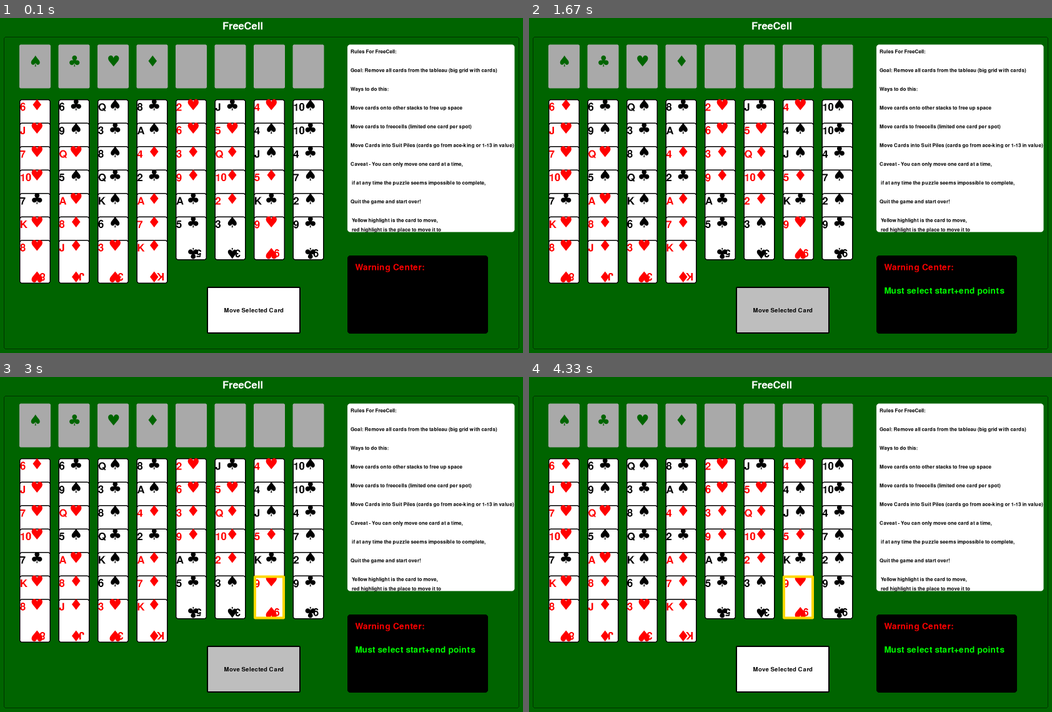
Above: before the commit, frames 1-4 (two rows, left to right).
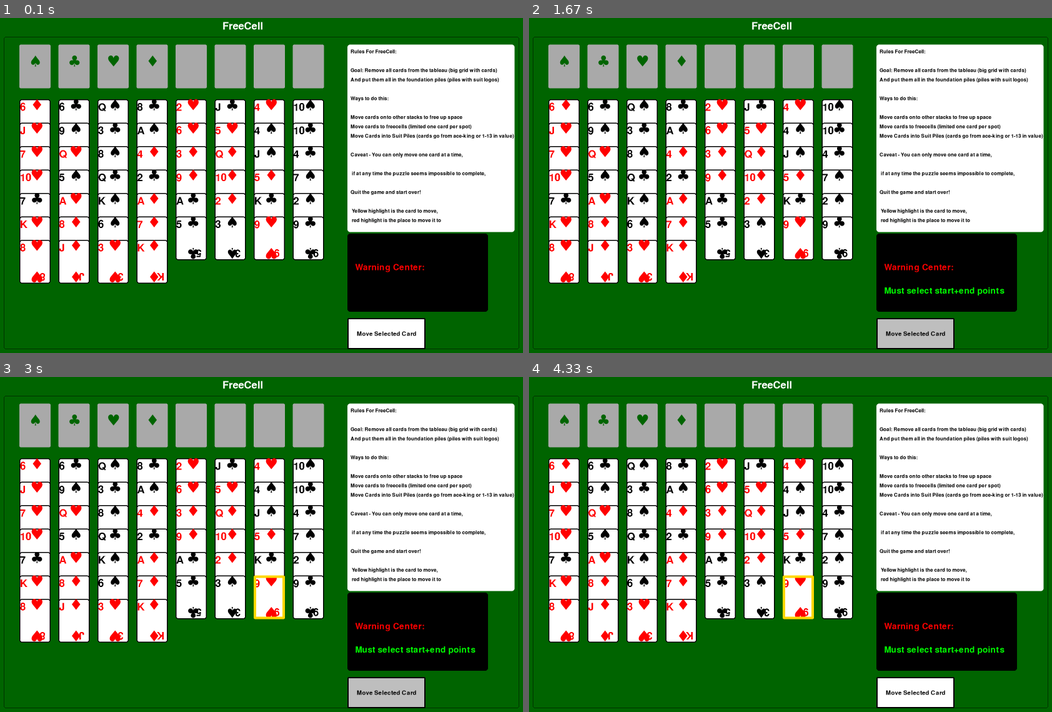
Above: after the commit, the same moments.

Repository: edwingsantos/final_project
Game: pygame game, started from src/freecell_solitaire.py
Same seed, same stepped clock (60 frames per second), same inputs: the game is played once before the commit and once after it.
Inputs (mouse positions are in pixels of both pictures, inside the frame that each line leads up to):
- Up to frame 1 (0.1 s): no input
- Up to frame 2 (1.67 s): click "Move Selected Card" at 0.38 s; click (785, 219) at 0.72 s; click (607, 282) at 1.05 s; click "Move Selected Card" at 1.38 s
- Up to frame 3 (3 s): click (266, 427) at 1.72 s; click (261, 591) at 2.05 s; click "Move Selected Card" at 2.88 s
- Up to frame 4 (4.33 s): click (931, 521) at 3.22 s

The runs differ from the first frame. In frame 1, 9.0% of the frame differs, in the area x 39-99%, y 17-99%; in frame 2, 9.0%; in frame 3, 9.0%; in frame 4, 9.0%.

Commit message:
Potential Completion of  FreeCell

Diff:
--- a/src/freecell_solitaire.py
+++ b/src/freecell_solitaire.py
@@ -57,11 +57,27 @@
 
     moveable = []
 
-    for pile in tableau:
+    for i,pile in enumerate(tableau):
         if pile:
             top = pile[-1]
             moveable.append(top)
             card_status[top]["Accessible"] = True
+
+        else:
+            key = f"TableauEmpty{i}"
+
+            if key not in card_status:
+                card_status[key] = {
+                    "HitBox": (150 + (125 * i), 300, 100, 140),
+                    "Selected": False,
+                    "Accessible": True,
+                    "InAcePile": False,
+                    "Immoveable": True
+                }
+
+            card_status[key]["HitBox"] = (150 + (125 * i),300,100,140)
+
+            moveable.append(key)
 
     for i in range(4):
 
@@ -117,7 +133,7 @@
     return moveable, card_status
 
 #validate player decision funcs
-def val_choice(card_ID,destination_ID,tableau,freecells,acepiles,card_status):
+def val_choice(card_ID,destination_ID,tableau,freecells,acepiles,card_status,moveable):
     with open("files/cards.json","r") as file:
         deck = json.load(file)
 
@@ -128,13 +144,15 @@
         destination_type = "Freecell"
     elif destination_ID[0] == "A":
         destination_type = "AcePile"
+    elif destination_ID[0] == "T":
+        destination_type = "EmptyTableau"
     else:
         destination_type = "AnotherCard"
         destination = deck[destination_ID]
 
     match destination_type:
         case "Freecell":
-            freecell_index = int(destination_ID[1:])
+            freecell_index = int(destination_ID[-1])
 
             # Check if freecell empty
             if freecells[freecell_index] is None:
@@ -145,7 +163,17 @@
                         column.remove(card_ID)
                         break
 
-                # Place into freecell
+                # Remove from freecells
+                for i in range(4):
+                    if freecells[i] == card_ID:
+                        freecells[i] = None
+
+                # Remove from ace piles
+                for pile in acepiles:
+                    if card_ID in pile:
+                        pile.remove(card_ID)
+
+                            # Place into freecell
                 freecells[freecell_index] = card_ID
 
             else:
@@ -177,10 +205,24 @@
                     pile.append(card_ID)
                     card_status[card_ID]["InAcePile"] = True
 
-
+                #if there is cards in the ace pile
+            else:
+                if card["Value"] == destination["Value"]+1:
+                    print("Value Check Pass")
+                    if card["Suit"] == destination["Suit"]:
+                        print("Suit Check pass")
+
+                        for col in tableau:
+                            if card_ID in col:
+                                col.remove(card_ID)
+                                break
+                        pile.append(card_ID)
+                        card_status[card_ID]["InAcePile"] = True
 
         case "AnotherCard":
             #Check if card outside Tableau
+            in_tableau = False
+            in_ace = False
 
             for col in tableau:
                 for c in col:
@@ -188,9 +230,22 @@
                         in_tableau = True
                         break
 
-            for x in acepiles:
-                if destination_ID in acepiles:
+            source_col = None
+            dest_col = None
+
+            for column in tableau:
+                if card_ID in column:
+                    source_col = column
+                if destination_ID in column:
+                    dest_col = column
+
+            if card_ID in freecells:
+                source_col = freecells
+
+            for x,pile in enumerate(acepiles):
+                if destination_ID in pile:
                     in_ace = True
+                    moveable.remove(destination_ID)
                     break
 
             if in_tableau:
@@ -201,26 +256,48 @@
                     if card["Value"] == (destination["Value"]-1):
                         print("Value Check Passed")
 
-                        #find card then put on top of destination
-                        for column in tableau:
-                            if card_ID == column[-1]:
-                                column.remove(card_ID)
-                                print("REMOVED")
-                                break
-                        print("APPENDED")
-                        tableau[column].append(card_ID)
+                        #remove initial card and append to new place
+                        source_col.remove(card_ID)
+                        dest_col.append(card_ID)
+                        moveable.remove(destination_ID)
 
             elif in_ace:
                 #make sure that suit match
                 if card["Suit"] == destination["Suit"]:
                     #make sure that card is +1 of card already there
                     if card["Value"] == (destination["Value"]+1):
-                        acepiles[x].append(destination_ID)
+                        acepiles[x].append(card_ID)
+                        moveable.remove(card_ID)
+                        source_col.remove(card_ID)
+
+        case "EmptyTableau":
+
+            column_index = int(destination_ID[-1])
+
+            # remove card from tableau
+            for col in tableau:
+                if card_ID in col:
+                    col.remove(card_ID)
+
+            # remove from freecells
+            for i in range(4):
+                if freecells[i] == card_ID:
+                    freecells[i] = None
+
+            # remove from ace piles
+            for pile in acepiles:
+                if card_ID in pile:
+                    pile.remove(card_ID)
+
+            # place card into empty tableau column
+            tableau[column_index].append(card_ID)
 
     card_status[destination_ID]["Selected"] = False
     card_status[card_ID]["Selected"] = False
-
-    return tableau,freecells,acepiles,card_status
+    if len(freecells) != 4:
+        freecells.append(None)
+
+    return tableau,freecells,acepiles,card_status,moveable
 
 
 #match suit (for displaying)
@@ -246,7 +323,7 @@
     selected = 0
     move_select = ""
     place_select = ""
-    rules = "Rules For FreeCell:\n\nGoal: Remove all cards from the tableau (big grid with cards)\n\nWays to do this:\n\nMove cards onto other stacks to free up space\n\nMove cards to freecells (limited one card per spot)\n\nMove Cards into Suit Piles (cards go f …(259 unchanged characters)…
+    rules = "Rules For FreeCell:\n\nGoal: Remove all cards from the tableau (big grid with cards)\nAnd put them all in the foundation piles (piles with suit logos)\n\nWays to do this:\n\nMove cards onto other stacks to free up space\nMove cards to freecells (limited one card per spot)\nMove Cards into Suit Piles (cards go f …(259 unchanged characters)…
     lines = rules.split("\n")
     warning_message = ""
 
@@ -264,7 +341,7 @@
     st_font = pygame.font.SysFont("segoeuisymbol",48)
 
     #put buttons here
-    move_button = Button("Move Selected Card","white","grey",size=(300,150),position=(750,900))
+    move_button = Button("Move Selected Card","white","grey",size=(250,100),position=(1200,1000))
 
     #game loop
     while running:
@@ -272,9 +349,23 @@
         #reset accessibility
         for card in card_status:
             card_status[card]["Accessible"] = False
-            for i in range(4):
+
+        #make empty slots accessible again
+        for i in range(4):
+            freecell_key = f"FreeCellEmpty{i}"
+            ace_key = f"AceEmpty{i}"
+
+            if freecell_key in card_status:
                 card_status[f"FreeCellEmpty{i}"]["Accessible"] = True
+
+            if ace_key in card_status:
                 card_status[f"AceEmpty{i}"]["Accessible"] = True
+
+        for i in range(8):
+            tab_key = f"TableauEmpty{i}"
+
+            if tab_key in card_status.keys():
+                card_status[tab_key]["Accessible"] = True
 
         #visuals
         screen.fill("darkgreen")
@@ -287,6 +378,22 @@
 
         #display tableau
         for i, x in enumerate(tableau):
+            if not x:
+                empty_spot = 150 + (125 * i)
+
+                pygame.draw.rect(screen,"darkgrey",(empty_spot, 300, 100, 140),border_radius=4)
+
+                key = f"TableauEmpty{i}"
+
+                if key not in card_status:
+                    card_status[key] = {
+                        "Selected": False,
+                        "Accessible": True,
+                        "Immoveable": True
+                    }
+
+                card_status[key]["HitBox"] = (empty_spot, 300, 100, 140)
+
             for a, y in enumerate(x):
                 #get info
                 card_info = deck[y]
@@ -303,6 +410,7 @@
                         "InAcePile":False,
                         "Immoveable":False
                     }
+                card_status[y]["HitBox"] = (new_x,new_y,100,140)
 
                 #create visual object
                 new_card = Card_styles(card_info["Value"],suit_match(card_info["Suit"]),card_info["Color"])
@@ -327,15 +435,23 @@
                 symbols = ["♠", "♣", "♥", "♦"]
                 symbol_surface = st_font.render(symbols[x],True,"darkgreen")
                 screen.blit(symbol_surface,(180+(125*x),150))
-                key = f"FreeCellEmpty{x}"
+                key = f"AceEmpty{x}"
 
                 if key not in card_status:
                     card_status[key] = {}
-
+                    card_status[key]["Selected"] = False
+                    card_status[key]["Accessible"] = True
+                    card_status[key]["Immoveable"] = True
+                    match x:
+                        case 0:
+                            card_status[key]["Suit"] = "Spades"
+                        case 1:
+                            card_status[key]["Suit"] = "Clubs"
+                        case 2:
+                            card_status[key]["Suit"] = "Hearts"
+                        case 3:
+                            card_status[key]["Suit"] = "Diamonds"
                 card_status[key]["HitBox"] = (newer_x, 125, 100, 140)
-                card_status[key]["Selected"] = False
-                card_status[key]["Accessible"] = True
-                card_status[key]["Immoveable"] = True
 
         #display free cells
         for x in range(4):
@@ -352,15 +468,15 @@
 
                 if key not in card_status:
                     card_status[key] = {}
+                    card_status[key]["Selected"] = False
+                    card_status[key]["Accessible"] = True
+                    card_status[key]["Immoveable"] = True
 
                 card_status[key]["HitBox"] = (newer_x, 125, 100, 140)
-                card_status[key]["Selected"] = False
-                card_status[key]["Accessible"] = True
-                card_status[key]["Immoveable"] = True
 
         #Display Instructions and Control Center
         pygame.draw.rect(screen,"white",(1200,125,535,600),border_radius=8)
-        pygame.draw.rect(screen,"black",(1200,800,450,250),border_radius=8)
+        pygame.draw.rect(screen,"black",(1200,730,450,250),border_radius=8)
 
 
         for i, line in enumerate(lines):
@@ -387,12 +503,18 @@
                 if selected != 2:
                     warning_message = "Must select start+end points"
                 else:
-                    tableau, freecells, ace_piles, card_status = val_choice(move_select,place_select,tableau,freecells,ace_piles,card_status)
-                    selected -= 2
+                    tableau, freecells, ace_piles, card_status, moveable = val_choice(move_select,place_select,tableau,freecells,ace_piles,card_status,moveable)
+                    selected = 0
+                    move_select = ""
+                    place_select = ""
+
             #mouse button clicked and it is the left button
             if event.type == pygame.MOUSEBUTTONDOWN and event.button == 1:
                 #scan to see if card clicked
                 for card in moveable:
+                    #checks if unavailable
+                    if "HitBox" not in card_status[card]:
+                        continue
                     w,x,y,z = card_status[card]["HitBox"]
                     rect = pygame.Rect(w,x,y,z)
 
@@ -459,8 +581,9 @@
             if len(x) == 0:
                 counter+=1
 
-        if counter == 8:
+        if counter == 8 and freecells == [None,None,None,None]:
             print("YOU WIN!")
+            running = False
             with open("files/freecell.csv","r",newline="",encoding="utf-8") as scores:
                 reader = list(csv.reader(scores))
                 game_num = int(reader[-1][0]) + 1
